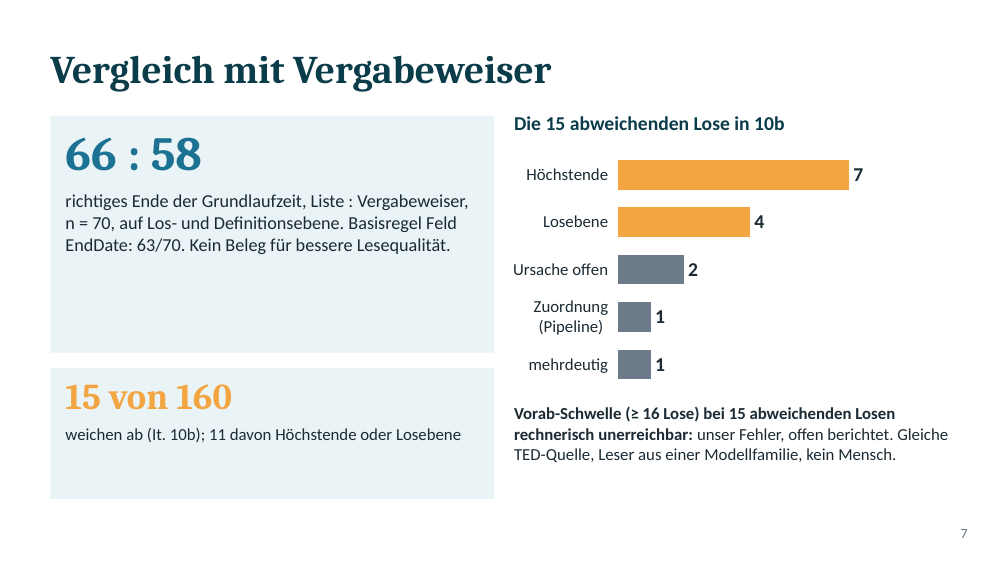
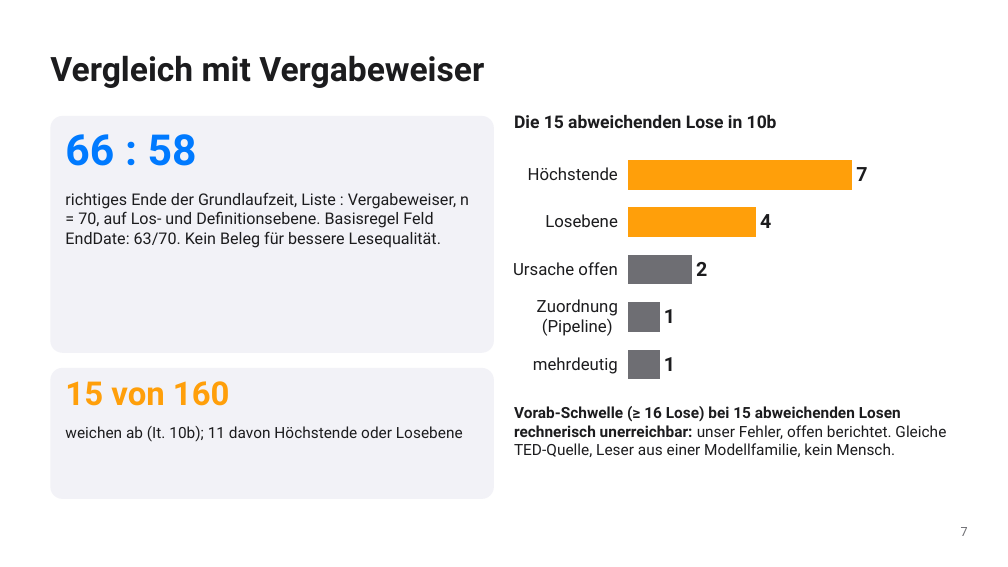
Before and after one commit to ludwigrichthammer9-web/vergabe_radar, a slide deck: slide 7 of docs/vortrag/vortrag_vergabe_radar.pptx. Drawn at 1008x567 pixels with LibreOffice and Linux fonts; fonts in the diff are those of the drawing. Boxes give left, top, right and bottom in pixels: in the first picture for what was removed or moved away, otherwise in the second. Text is boxed around its words. In the diff, an @@ line names an element or a change of style, - is before the commit and + after.

```diff
--- a/docs/vortrag/vortrag_vergabe_radar.pptx
+++ b/docs/vortrag/vortrag_vergabe_radar.pptx
@@ title "Vergleich mit Vergabeweiser" at (50, 55, 484, 88): size 28 to 24 pt, font Cambria to Roboto, text colour #0B3C49 to #1C1C1E @@
@@ rounded rectangle at (50, 116, 494, 353): rectangle to rounded rectangle; fill #EAF3F5 to #F2F2F7 @@
@@ text "Die 15 abweichenden Lose in ..." at (514, 115, 777, 128): size 14 to 12.5 pt, font Calibri to Roboto, text colour #0B3C49 to #1C1C1E @@
@@ text "66 : 58" at (65, 134, 197, 166): size 34 to 30.5 pt, font Cambria to Roboto, text colour #1C7293 to #007AFF @@
@@ bar chart at (504, 146, 958, 393) @@
@@ data labels of Series 1 changed @@
@@ colours of single points changed @@
@@ lettering changed @@
@@ text "richtiges Ende der Grundlaufzeit, Liste ..." at (65, 192, 469, 248): size 13 to 11.5 pt, font Calibri to Roboto, text colour #1B2A33 to #1C1C1E @@
@@ rounded rectangle at (50, 368, 494, 499): rectangle to rounded rectangle; fill #EAF3F5 to #F2F2F7 @@
@@ text "15 von 160" at (65, 381, 230, 406): size 26 to 23.5 pt, font Cambria to Roboto, text colour #F2A541 to #FF9F0A @@
@@ text "Vorab-Schwelle (≥ 16 Lose) bei ..." at (514, 406, 946, 457): size 12 to 11 pt, font Calibri to Roboto, text colour #1B2A33 to #1C1C1E @@
@@ text "weichen ab (It. 10b); 11 ..." at (65, 426, 463, 442): size 12 to 11 pt, font Calibri to Roboto, text colour #1B2A33 to #1C1C1E @@
@@ text "7" at (961, 527, 968, 536): size 10 to 9 pt, font Calibri to Roboto, text colour #6C7A89 to #6E6E73 @@
```
Also in this commit, not shown: 10 other slides changed, 1 slide added, 1 slide removed, 7 other files.
